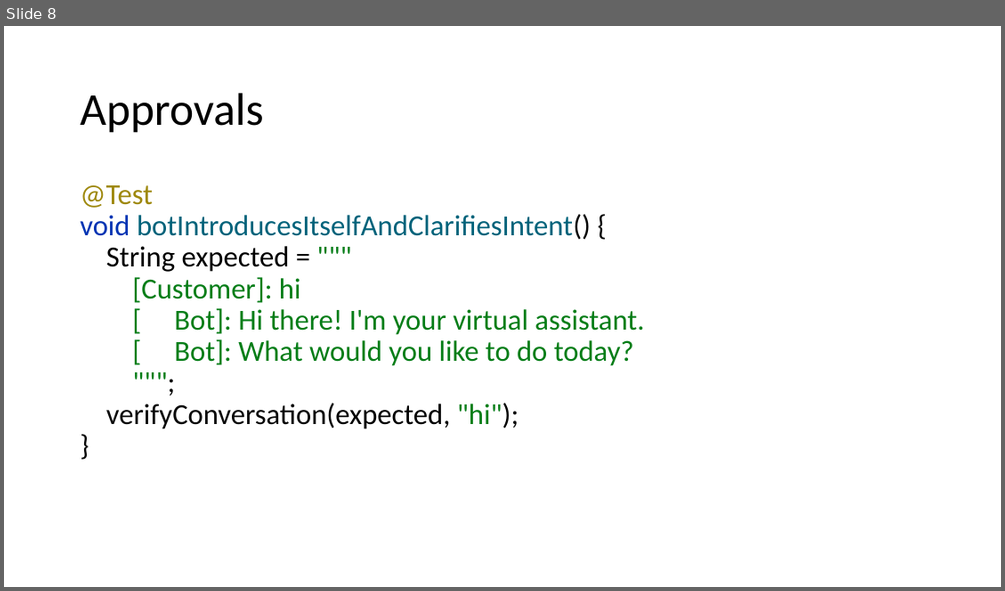
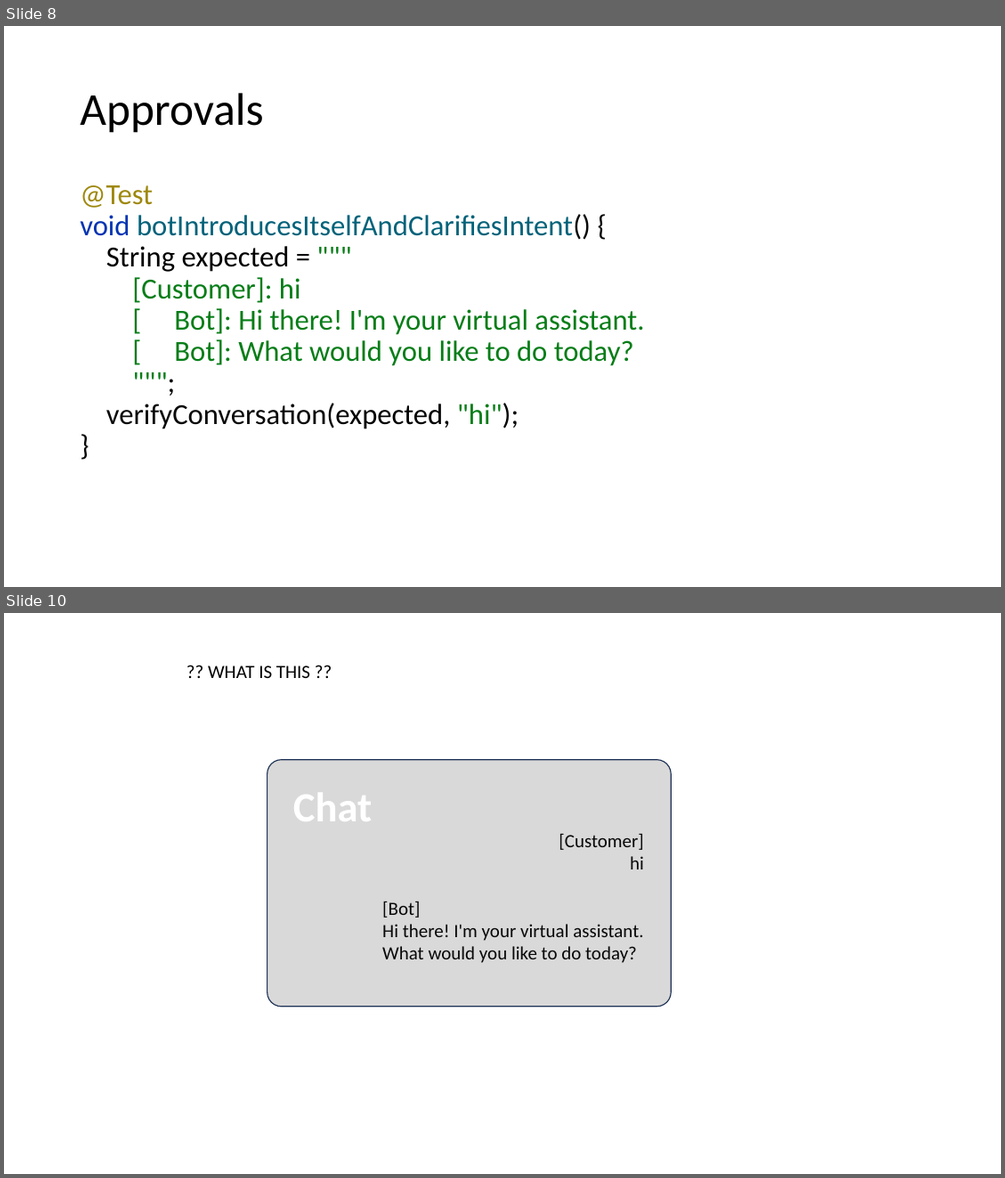
Before and after one commit to LearnWithLlew/TestingBetterWithApprovals.Slides, a slide deck: slides/Testing Better with Approvals.pptx. Shown one above the other, each under a label of ours: slide 8 before the commit, slides 8 and 10 after it; the slides between them are not shown. The pictures are 1005x591 and 1005x1178 pixels, drawn with LibreOffice and Linux fonts; fonts in the diff are those of the drawing. Boxes give left, top, right and bottom in pixels: in the first picture for what was removed or moved away, otherwise in the second. Text is boxed around its words. In the diff, an @@ line names an element or a change of style, - is before the commit and + after.

```diff
--- a/slides/Testing Better with Approvals.pptx
+++ b/slides/Testing Better with Approvals.pptx
@@ slide 10 added at <box>4,613,1001,1174</box>, background #FFFFFF @@
@@ text added at <box>208,666,310,678</box>, 18 pt, text #000000 @@
+?? WHAT IS THIS ??
@@ rounded rectangle added at <box>267,760,671,1006</box>, fill #D9D9D9, outline #1E3256 1 pt @@
@@ text added at <box>293,782,372,833</box>, 40 pt, text #FFFFFF, bold @@
+Chat
@@ text added at <box>382,834,644,963</box>, 18 pt, text #080808 @@
+[Customer]
+hi
+[Bot]
+Hi there! I'm your virtual assistant.
+What would you like to do today?
```
Also in this commit, not shown: 2 other slides added, 2 slides removed, 1 other file.
